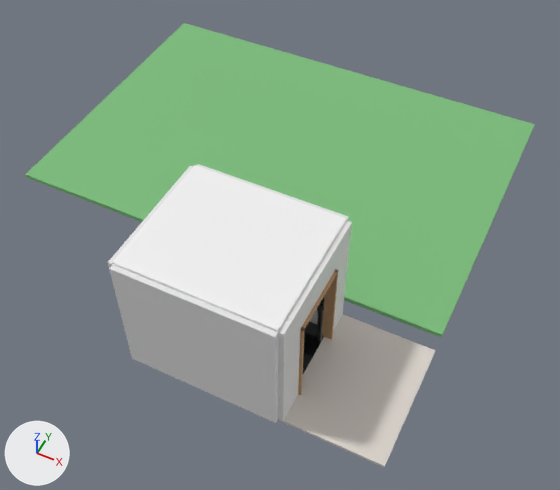
The Blender file blend/42897528.blend as it was, and as the next commit left it.
One viewpoint serves both versions: a 50 mm lens placed at (6.08, -6.1, 12.21), pointed at (1.15, 3.77, -0.13). Lighting does not change. The marker at lower left points along +X, +Y and +Z. The first picture is the older version.

Before the edit, the objects in view are built like this:
```python
me_cube_001 = bpy.data.meshes.new('Cube.001')
me_cube_001.from_pydata(...)  # a box spanning x -0.5..0.5, y -0.5..0.5, z -0.5..0.5
me_cube_001.materials.append(mat_ceiling)  # white #f3f3f3
me_cube_003 = bpy.data.meshes.new('Cube.003')
me_cube_003.from_pydata(...)  # a box spanning x -0.5..0.5, y -0.5..0.5, z -0.5..0.5
me_cube_003.materials.append(mat_wall)  # white #e7e7e7
me_cube_012 = bpy.data.meshes.new('Cube.012')
me_cube_012.from_pydata(...)  # a box spanning x -0.5..0.5, y -0.5..0.5, z -0.5..0.5
me_cube_012.materials.append(mat_grass)  # green #7cbc7c
ob_ceiling = bpy.data.objects.new('Ceiling', me_cube_001)
ob_ceiling.location = (1.5, 1.3, 2.62)
ob_ceiling.scale = (3.0, 2.6, 0.05)
ob_grass = bpy.data.objects.new('Grass', me_cube_012)
ob_grass.location = (0.0, 6.5, -0.05)
ob_grass.scale = (10.0, 7.0, 0.1)
ob_wall_south = bpy.data.objects.new('Wall_South', me_cube_003)
ob_wall_south.location = (1.5, -0.05, 1.3)
ob_wall_south.scale = (3.0, 0.1, 2.6)
# also in view: 'Living_Floor' at (4.0, 1.3, -0.03); 'Wall_East_Left' at (3.05, 2.3, 1.3); 'Floor' at (1.5, 1.3, -0.03); 'Wall_East_Top' at (3.05, 1.3, 2.3); 'Wall_East_Right' at (3.05, 0.3, 1.3)
```
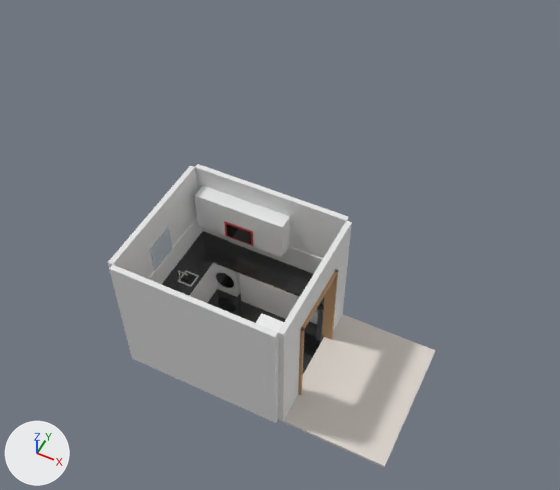
What differs and where, as boxes [x1, y1, x2, y2] in the pictures (560 x 490 px):
'Grass', deleted (green)
    before: [25, 23, 535, 338]
'Ceiling', hidden
    before: [112, 165, 347, 332]
'Wall_West', unchanged, uncovered by the edit
    before: [108, 166, 193, 268]
    after: [108, 166, 198, 279]
'Wall_North_Right', unchanged, uncovered by the edit
    before: [285, 195, 349, 221]
    after: [283, 195, 349, 259]
'North_Top', unchanged, uncovered by the edit
    before: [320, 295, 325, 306]
    after: [213, 242, 325, 306]
'West_Top', unchanged, uncovered by the edit
    after: [162, 231, 228, 296]

Diff of the bpy script that builds the scene:
```diff
--- a/blend/42897528.blend.py
+++ b/blend/42897528.blend.py
@@ ob_ceiling @@
 ob_ceiling.scale = (3.0, 2.6, 0.05)
+ob_ceiling.hide_set(True)
@@ ob_grass @@
-ob_grass = bpy.data.objects.new('Grass', me_cube_012)
-ob_grass.location = (0.0, 6.5, -0.05)
-ob_grass.scale = (10.0, 7.0, 0.1)
```
